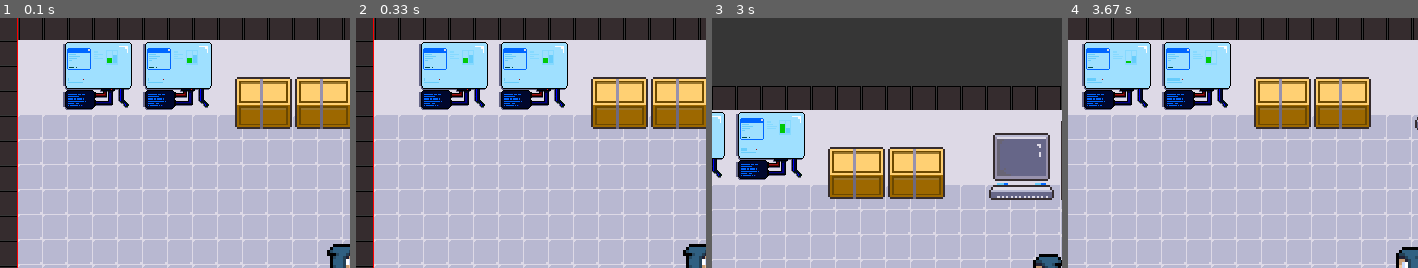
Above: before the commit, frames 1-4 (left to right).
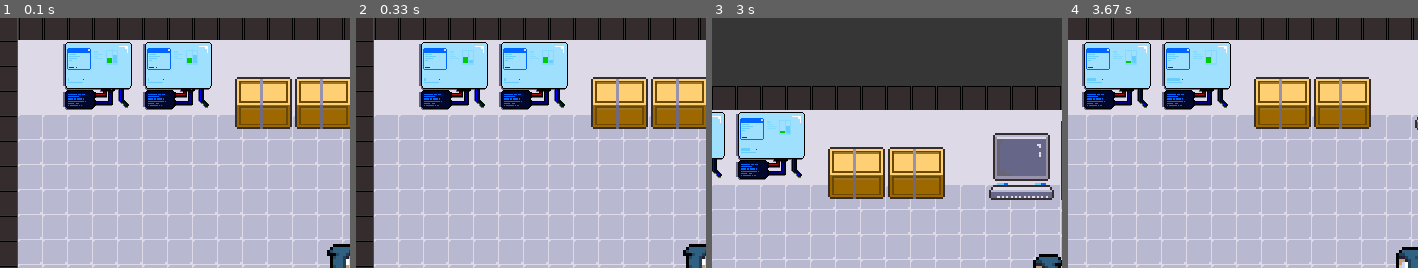
Above: after the commit, the same moments.

Repository: christVayds/pygame_project
Game: pygame game, started from main.py
Two runs of this game, one before a commit and one after it. Both use one fixed random seed, a clock stepped at 60 frames per second and the inputs below.
Inputs:
- Up to frame 1 (0.1 s): no input
- Up to frame 2 (0.33 s): no input
- Up to frame 3 (3 s): tap S at 0.33 s; tap A at 0.67 s; tap W at 1 s; hold Right 1.33-1.8 s; hold Up 1.83-2.13 s; hold Right 2.17-2.63 s; hold Left from 2.67 s (still down)
- Up to frame 4 (3.67 s): release Left at 3.2 s; hold Down 3.23-3.53 s; hold Left from 3.57 s (still down)
The pictures show only the part of the screen within x 0-50%, y 1-51%; the shares and areas given below are measured in that part.

Frame 1 is identical in both runs. In frame 2, less than 0.1% of the frame differs, in the area x 19-57%, y 14-36%; in frame 3, less than 0.1%; in frame 4, nothing differs.

Commit message:
place the clock tick in the bottomof the while loop in main function of the game

Diff:
--- a/main.py
+++ b/main.py
@@ -129,8 +129,6 @@
     run = True
 
     while run:
-        # fps of the game
-        clock.tick(fps)
 
         # check for events
         for event in pygame.event.get():
@@ -146,8 +144,11 @@
         # for testing
         chechFPS(round(clock.get_fps(), 2))
 
+        # fps of the game
+        clock.tick(fps)
+
     # quit program after the loop
-    print(fpsCollected)
+    print('fps timeline:',fpsCollected)
     print('lowest:', min(fpsCollected), '\nHighest:', max(fpsCollected), '\nLocation:', player.location)
     pygame.quit()
 
